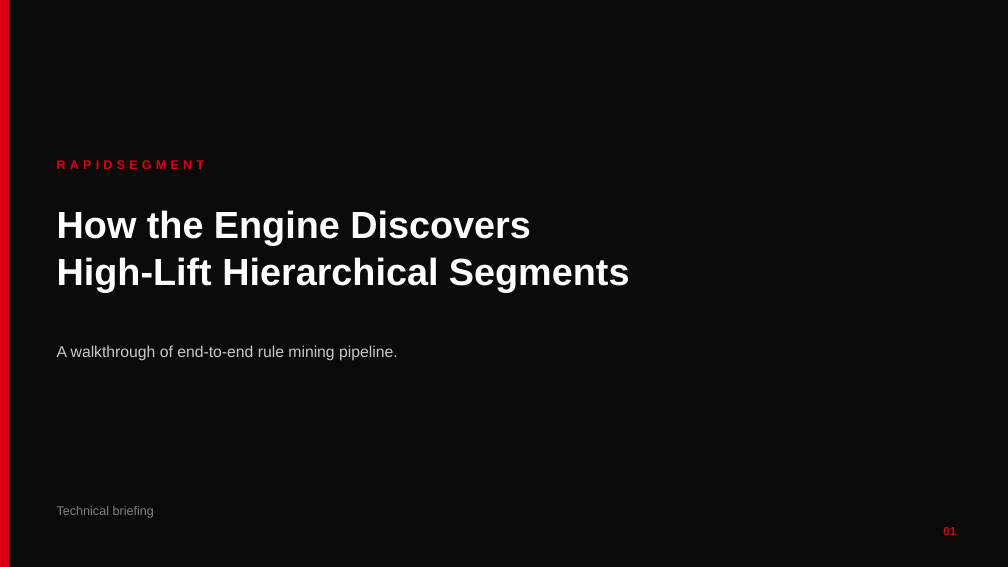
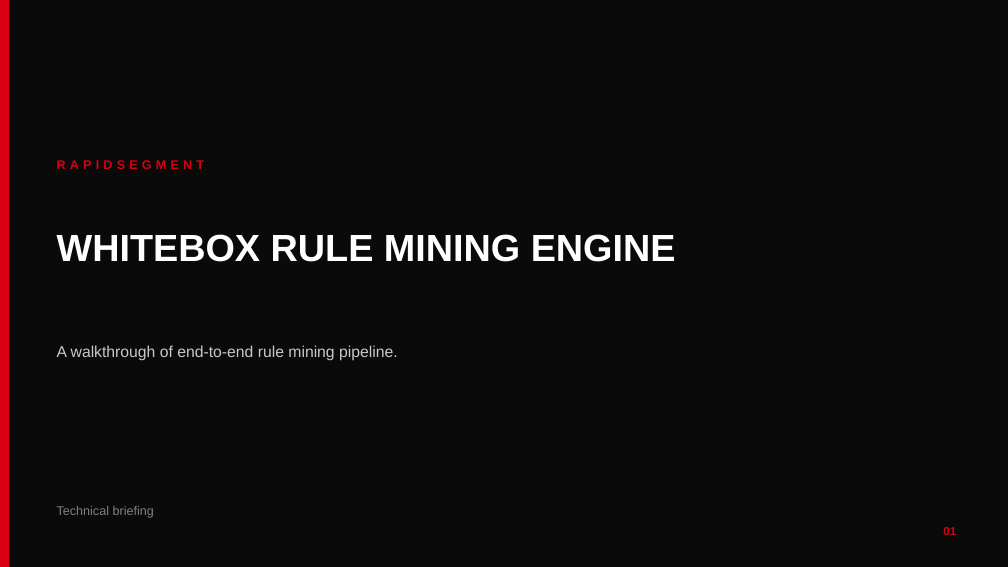
Before and after one commit to B2BDA/RapidSegment, a slide deck: slide 1 of docs/RapidSegment_Business_Deck.pptx. Drawn at 1008x567 pixels with LibreOffice and Linux fonts; fonts in the diff are those of the drawing. Boxes give left, top, right and bottom in pixels: in the first picture for what was removed or moved away, otherwise in the second. Text is boxed around its words. In the diff, an @@ line names an element or a change of style, - is before the commit and + after.

```diff
--- a/docs/RapidSegment_Business_Deck.pptx
+++ b/docs/RapidSegment_Business_Deck.pptx
@@ text at [57,234,676,262]: text changed @@
-How the Engine Discovers
-High-Lift Hierarchical Segments
+WHITEBOX RULE MINING ENGINE
```
Also in this commit, not shown: 1 other slide changed, 3 other files.
